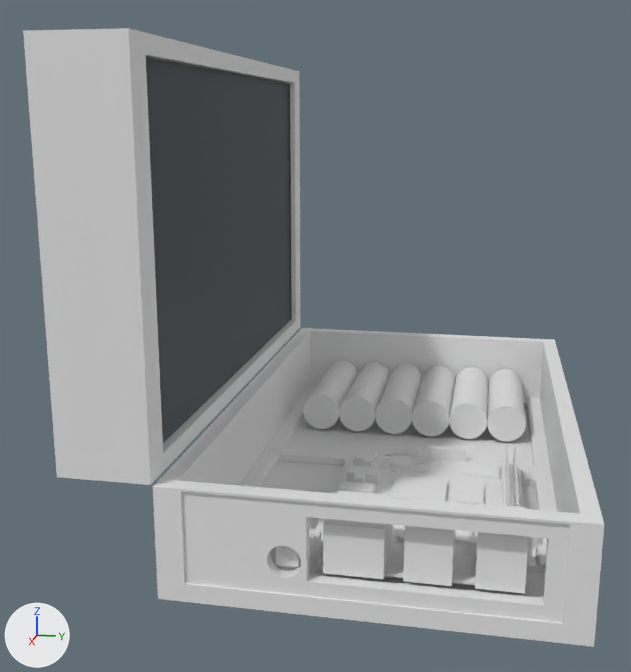
Before and after pictures for a commit that changed the Blender file structure/cyberdeck.blend.
Camera for both pictures: a camera (50 mm lens) standing at (0.287, 0.026, 0.123) and looking at (0.008, -0.029, 0.053). Arrows for +X, +Y and +Z are at lower left; the lights stay in place.

Before the edit, the objects in view are built like this:
```python
ob_batteries = bpy.data.objects.new('batteries', me_cylinder)
ob_batteries.location = (-0.0586, -0.0354, 0.0124)
ob_batteries.rotation_euler = (0.0, 1.571, 0.0)  # degrees (0, 90, 0)
ob_batteries.scale = (0.0071, 0.0071, 0.0255)
ob_dac = bpy.data.objects.new('dac', me_cube_011)
ob_dac.location = (0.0766, -0.0335, 0.0109)
ob_dac.rotation_euler = (0.0, 0.0, 3.142)  # degrees (0, 0, 180)
ob_dac.scale = (0.00857, 0.016, 0.000969)
ob_frame_bottom = bpy.data.objects.new('frame-bottom', me_cube_002)
ob_frame_bottom.location = (0.0, 0.0, 0.0072)
ob_frame_bottom.scale = (0.0854, 0.0504, 0.00264)
ob_io_shield = bpy.data.objects.new('io-shield', me_cube_004)
ob_io_shield.location = (0.088, 0.0, 0.018)
ob_io_shield.scale = (0.00178, 0.0512, 0.0135)
ob_raspberry_pi_5_reference_model_v1_1 = bpy.data.objects.new('Raspberry Pi 5 Reference Model V1.1', me_raspberry_pi_5_reference_model_v1_1)
ob_raspberry_pi_5_reference_model_v1_1.location = (0.0296, 0.0159, 0.0116)
ob_screen = bpy.data.objects.new('screen', me_cube_008)
ob_screen.location = (0.0, -0.0599, 0.0878)
ob_screen.scale = (0.0825, 0.0015, 0.05)
# also in view: 'rigth-sreen-holder' at (-0.082, -0.067, 0.088); 'left-screen-holder' at (0.082, -0.067, 0.088); 'top-case' at (0.0, -0.069, 0.088); 'bottom-case' at (0.0, 0.0, 0.016)
```
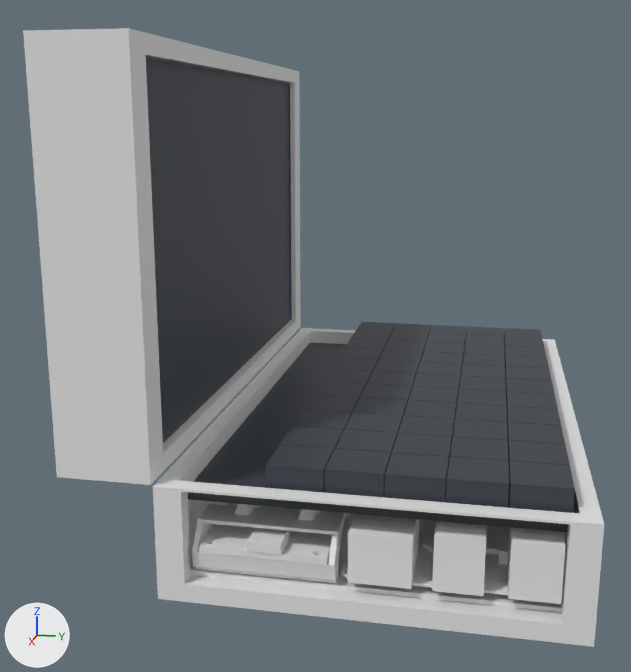
What differs and where, as boxes [x1, y1, x2, y2] in the pictures (631 x 672 px):
'keyboard', added
    after: [188, 322, 575, 532]
'Raspberry Pi 5 Reference Model V1.1', moved, rescaled
    before: [318, 443, 528, 593]
    after: [342, 514, 566, 604]
'io-shield', hidden
    before: [182, 492, 570, 622]
'batteries', hidden
    before: [303, 360, 526, 442]
'frame', added
    after: [190, 503, 565, 613]
'frame-bottom', hidden
    before: [240, 385, 557, 598]
'two-way-power-module', added
    after: [199, 503, 346, 565]
'dac', hidden
    before: [270, 535, 314, 569]

The change in detail:
Mesh me_cube_018 is new.
It has 1395 vertices, 869 faces and spans x -1.62..1.05, y -3.56..1.05, z -1.0..0.96.
Mesh me_cube_010 is new.
It has 410 vertices, 218 faces and spans x -1.0..1.0, y -1.0..1.0, z -4.5..10.5.
Mesh me_cube_007 is new.
It has 448 vertices, 336 faces and spans x -1.02..1.02, y -1.0..11.07, z -1.0..1.0.
It uses material mat_material_007 (dark grey #393f47).
Object 'frame-bottom' (ob_frame_bottom) is now hidden.
Object 'io-shield' (ob_io_shield) is now hidden.
Object 'Raspberry Pi 5 Reference Model V1.1' (ob_raspberry_pi_5_reference_model_v1_1) moves from (0.0296, 0.0159, 0.0116) to (0.0316, 0.0236, 0.0108).
Object 'Raspberry Pi 5 Reference Model V1.1' (ob_raspberry_pi_5_reference_model_v1_1) is rescaled from (1.0, 1.0, 1.0) to (1.0, 1.04, 1.0).
Object 'dac' (ob_dac) moves from (0.0766, -0.0335, 0.0109) to (0.0773, -0.0302, 0.022).
Object 'dac' (ob_dac) turns from (0, 0, 180) to (-180, 0, 180) degrees about x, y and z.
Object 'dac' (ob_dac) is now hidden.
Object 'batteries' (ob_batteries) is now hidden.
Object 'frame' (ob_frame) is new; it shows me_cube_018.
Its location is (-0.0459, 0.0107, 0.0137).
Its rotation in degrees is (0, 0, 90).
Its scale is (0.0377, 0.0375, 0.00915).
Object 'two-way-power-module' (ob_two_way_power_module) is new; it shows me_cube_010.
Its location is (0.0638, -0.0275, 0.014).
Its rotation in degrees is (-180, 0, 180).
Its scale is (0.0239, 0.017, 0.00085).
Object 'keyboard' (ob_keyboard) is new; it shows me_cube_007.
Its location is (0.0, 0.0, 0.0265).
Its rotation in degrees is (90, 0, 0).
Its scale is (0.0825, 0.001, 0.05).
